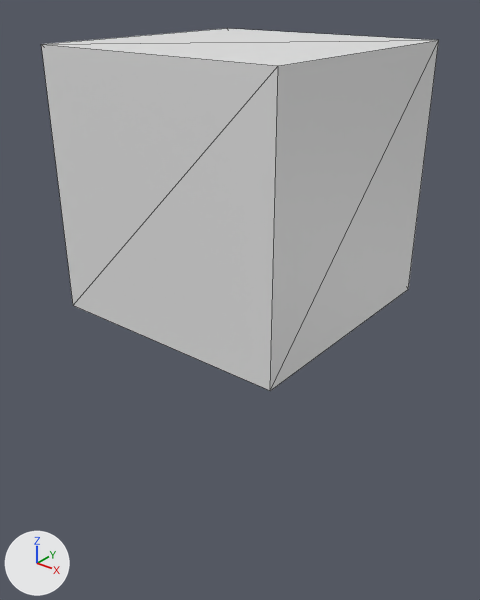
One commit to the FBX model openglapp_ref/build/bin/box2.fbx: the scene before it, then after it.
The view is the same before and after, from a camera (50 mm lens) standing at (0.01558, -0.0198, 0.00707) and looking at (0.00188, -0.00268, -0.00355). The axes (+X, +Y, +Z) are drawn at lower left. The lights are the same throughout. The picture after the commit comes second. Mesh edges are drawn as thin lines. Where no turn or scale is listed for an object, it has been applied to the vertices.
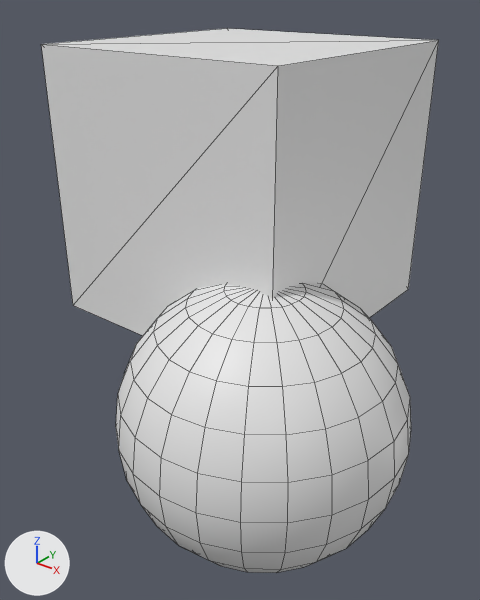
The newer file is also turned or shifted as a whole; pictures and numbers use the older file's frame.

The change, as a list of edits to the scene's bpy script:
```text
Add me_mesh_1:
    me_mesh_1.from_pydata(...)  # a UV sphere (24 segments, 12 rings, poles along z) spanning x -0.005..0.005, y -0.005..0.005, z -0.005..0.005
Add ob_ball:
    ob_ball = bpy.data.objects.new('ball', me_mesh_1)
    ob_ball.location = (0.00436, -0.00454, -0.00656)
```

Where the change shows, as pixel boxes (x1, y1, x2, y2) in the pictures (480 x 600 px):
'ball', added
    after: (116, 283, 411, 573)
